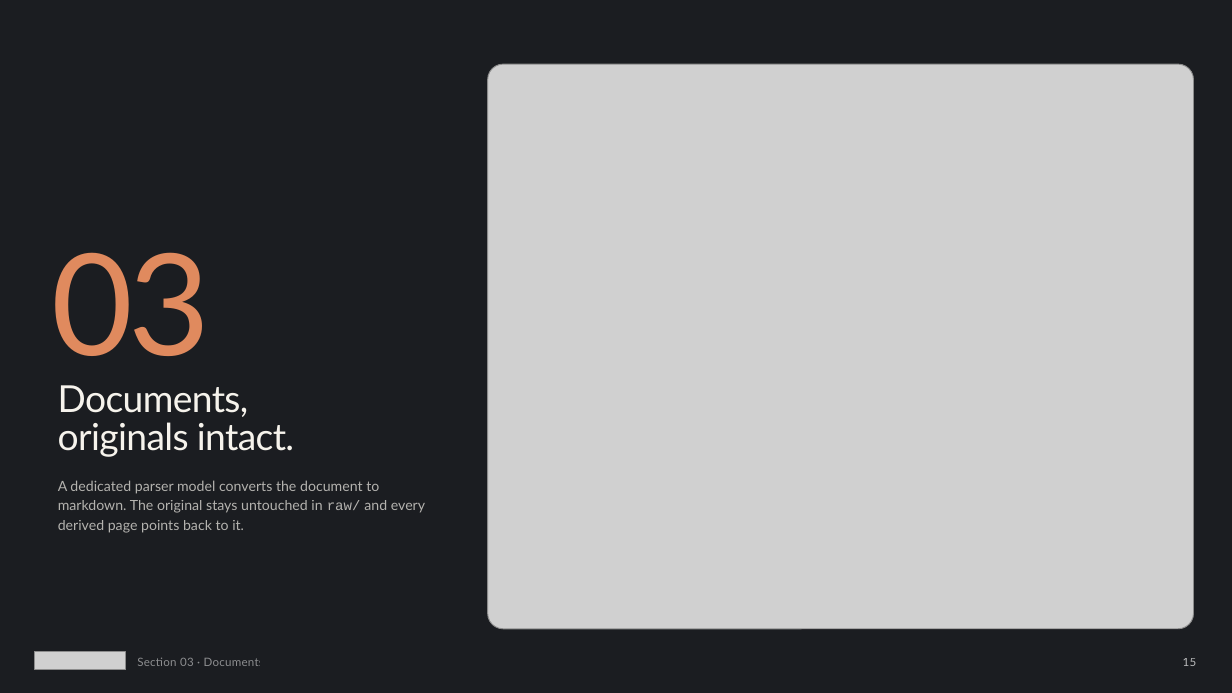
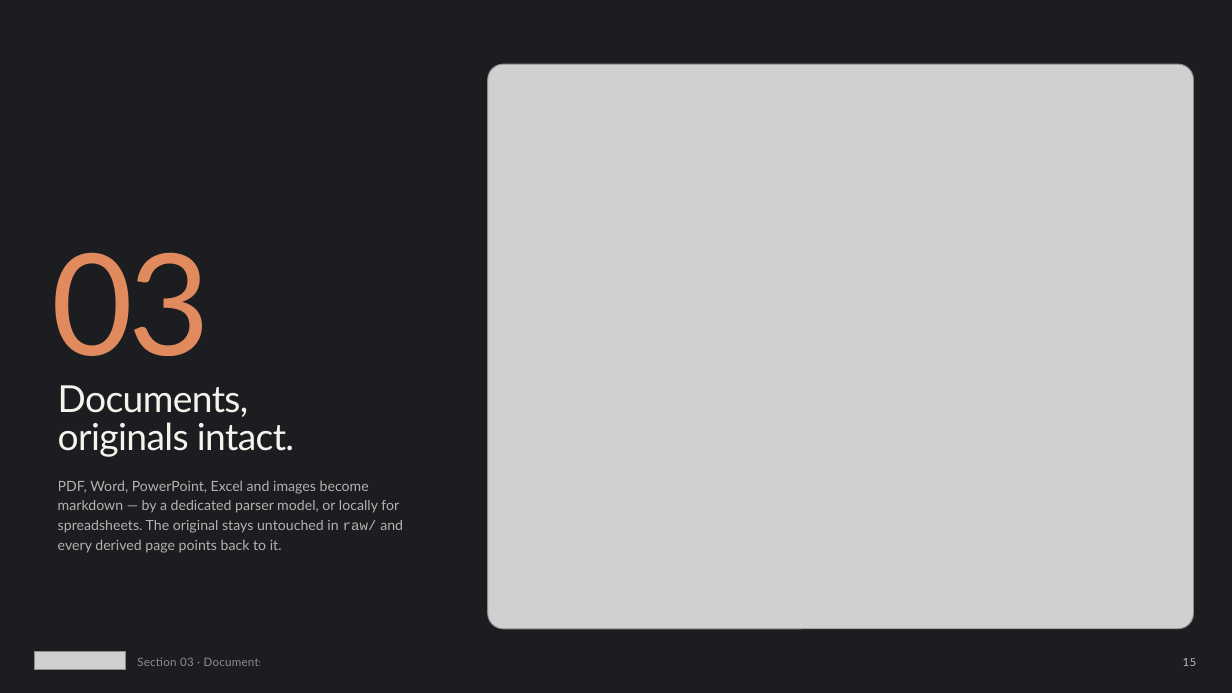
Before and after one commit to BikS2013/llm-wiki, a slide deck: slide 15 of docs/presentations/llm-wiki-user-guide.pptx. Drawn at 1232x693 pixels with LibreOffice and Linux fonts; fonts in the diff are those of the drawing; grey boxes stand for pictures. Boxes give left, top, right and bottom in pixels: in the first picture for what was removed or moved away, otherwise in the second. Text is boxed around its words. In the diff, an @@ line names an element or a change of style, - is before the commit and + after.

```diff
--- a/docs/presentations/llm-wiki-user-guide.pptx
+++ b/docs/presentations/llm-wiki-user-guide.pptx
@@ text at [58, 480, 403, 553]: text changed @@
-A dedicated parser model converts the document to markdown. The original stays untouched in raw/ and every derived page points back to it.
+PDF, Word, PowerPoint, Excel and images become markdown — by a dedicated parser model, or locally for spreadsheets. The original stays untouched in raw/ and every derived page points back to it.
```
Also in this commit, not shown: 14 other slides changed, 1 slide added, 2 other files.
